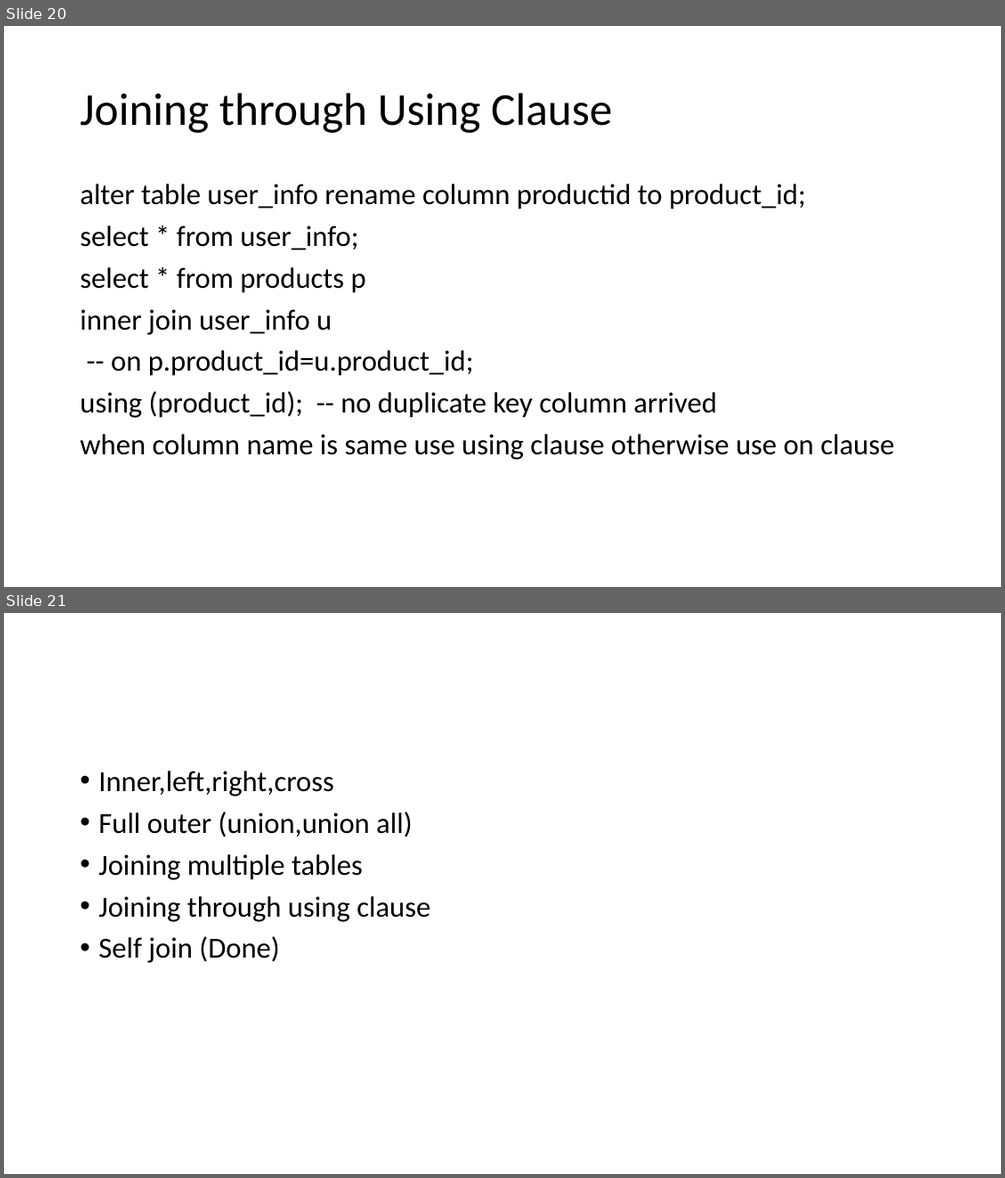
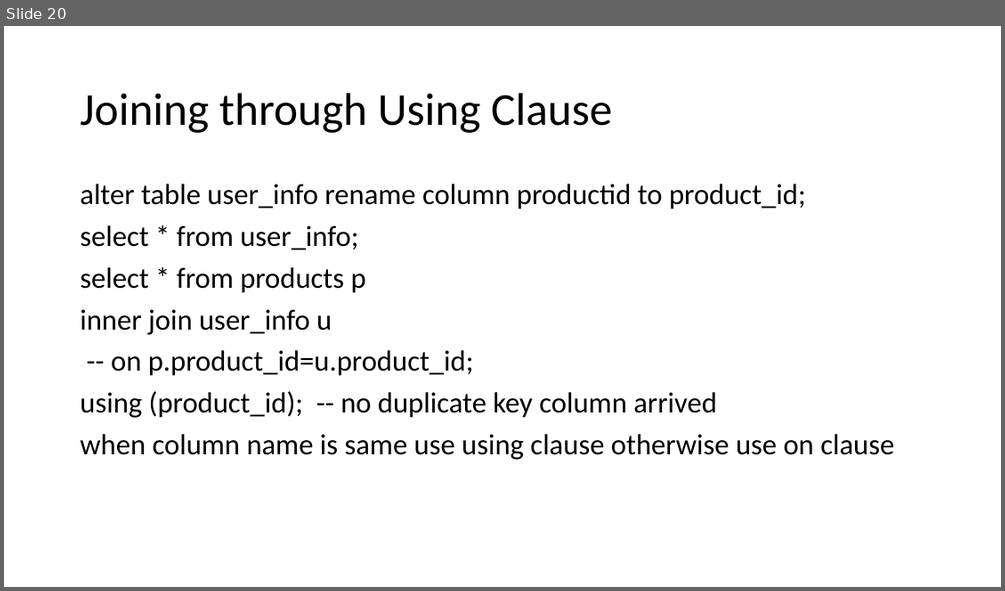
Before and after one commit to amantiwari8861/mysql-tutorial, a slide deck: Joins in MySQL.pptx. Shown one above the other, each under a label of ours: slides 20 and 21 before the commit, slide 20 after it. The pictures are 1005x1178 and 1005x591 pixels, drawn with LibreOffice and Linux fonts; fonts in the diff are those of the drawing. Boxes give left, top, right and bottom in pixels: in the first picture for what was removed or moved away, otherwise in the second. Text is boxed around its words. In the diff, an @@ line names an element or a change of style, - is before the commit and + after.

```diff
--- a/Joins in MySQL.pptx
+++ b/Joins in MySQL.pptx
@@ slide 21 removed at (4,613,1001,1174), background #FFFFFF @@
@@ text removed at (98,771,430,963) @@
-• Inner,left,right,cross
-• Full outer (union,union all)
-• Joining multiple tables
-• Joining through using clause
-• Self join (Done)
```
Also in this commit, not shown: 1 slide changed, 2 slides added, 11 other files.
